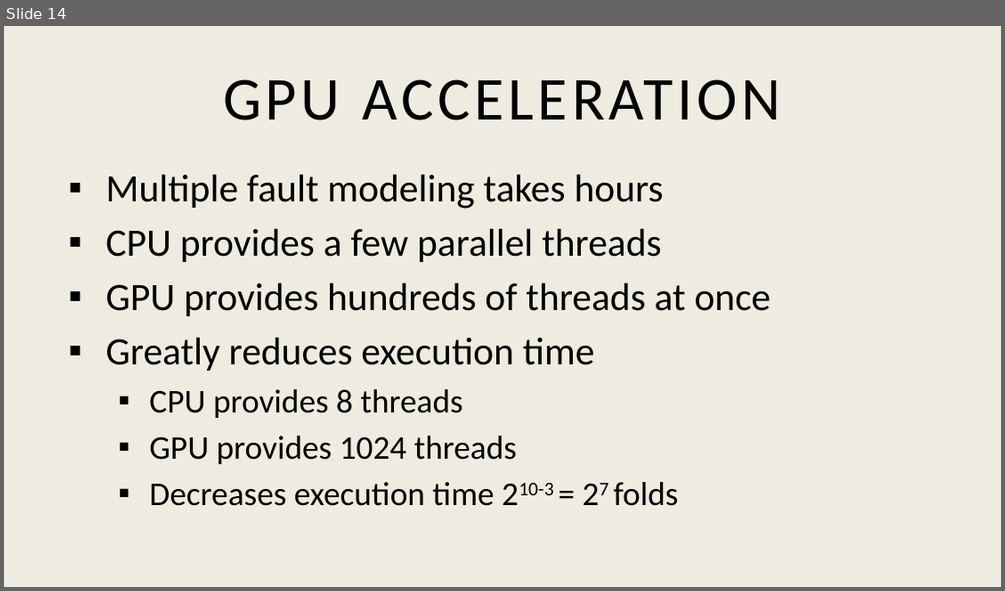
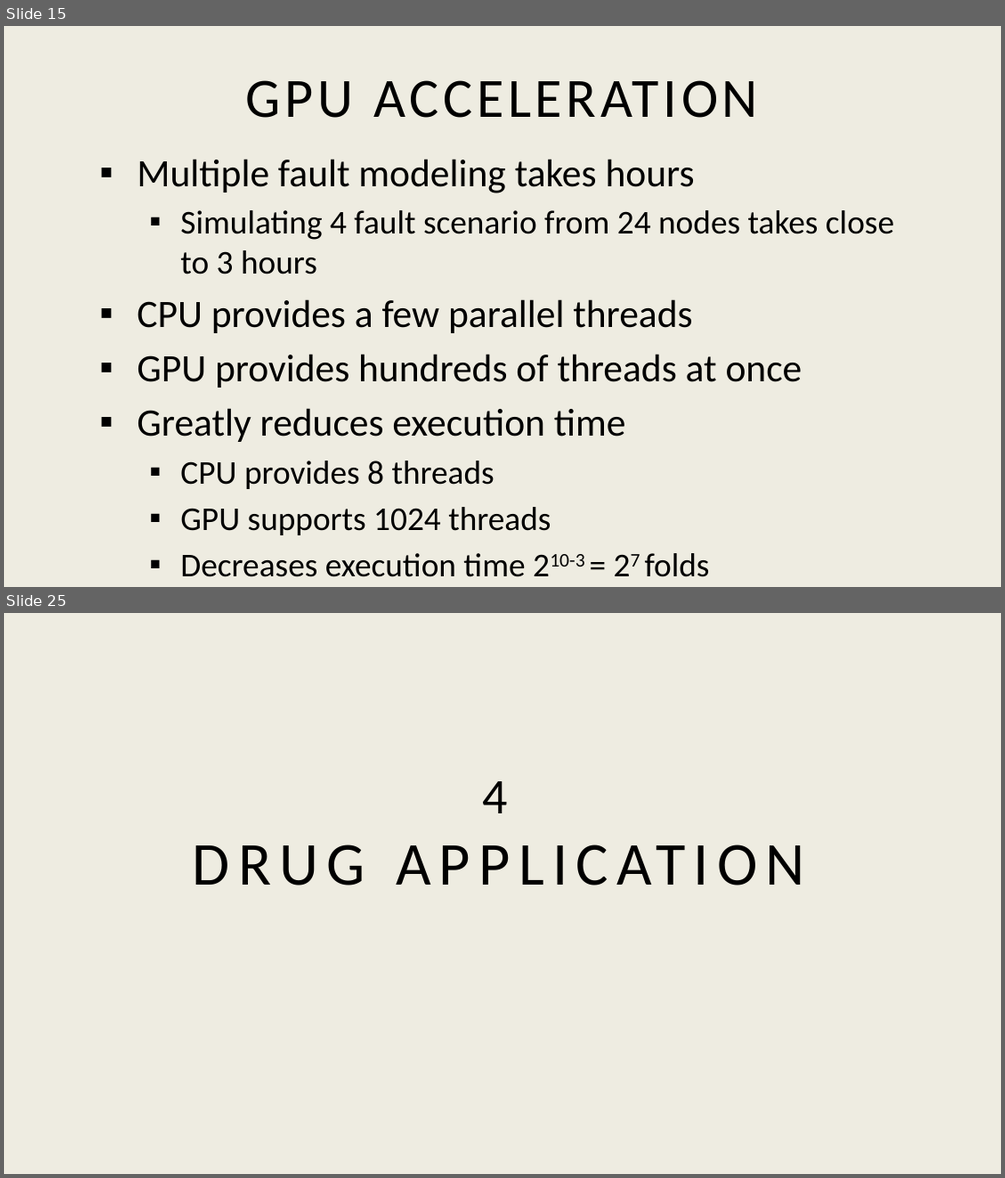
Before and after one commit to AcOdErKa/c--a--n--c--e--r12_16_17, a slide deck: finalDocs/ppt.pptx. Shown one above the other, each under a label of ours: slide 14 before the commit, slides 15 and 25 after it; the slides between them are not shown. The pictures are 1005x591 and 1005x1178 pixels, drawn with LibreOffice and Linux fonts; fonts in the diff are those of the drawing. Boxes give left, top, right and bottom in pixels: in the first picture for what was removed or moved away, otherwise in the second. Text is boxed around its words. In the diff, an @@ line names an element or a change of style, - is before the commit and + after.

```diff
--- a/finalDocs/ppt.pptx
+++ b/finalDocs/ppt.pptx
@@ slide 25 added at <box>4,613,1001,1174</box>, background #EEECE1 @@
@@ title added at <box>483,781,508,813</box>, 44 pt, text #000000 @@
+4
+DRUG APPLICATION
@@ what was slide 14 is now slide 15 @@
@@ slide 15 changed as well @@
@@ title "GPU ACCELERATION" at <box>246,80,759,118</box>: size 44 to 40 pt @@
@@ text "Multiple fault modeling takes hours": place and size @@
-text "Multiple fault modeling takes hours" at <box>105,174,771,506</box>
+text "Multiple fault modeling takes hours" at <box>137,159,894,577</box>
@@ text at <box>180,210,894,274</box>: paragraph added @@
+  ▪ Simulating 4 fault scenario from 24 nodes takes close to 3 hours
@@ text at <box>180,507,550,535</box>: text changed @@
-  ▪ GPU provides 1024 threads
+  ▪ GPU supports 1024 threads
```
Also in this commit, not shown: 7 other slides changed, 26 other slides added.
